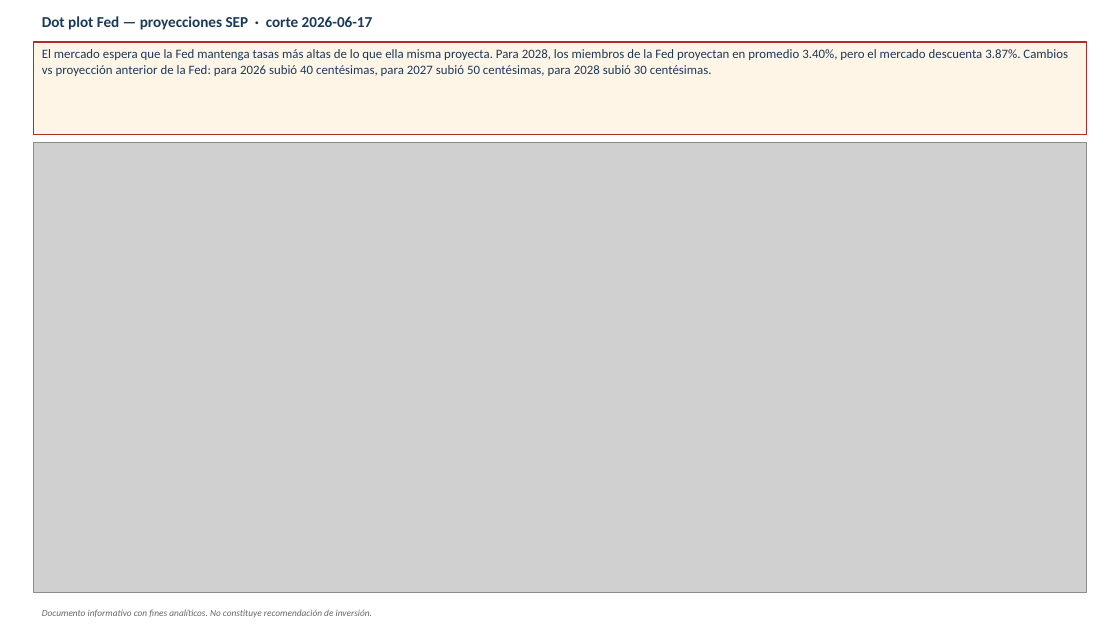
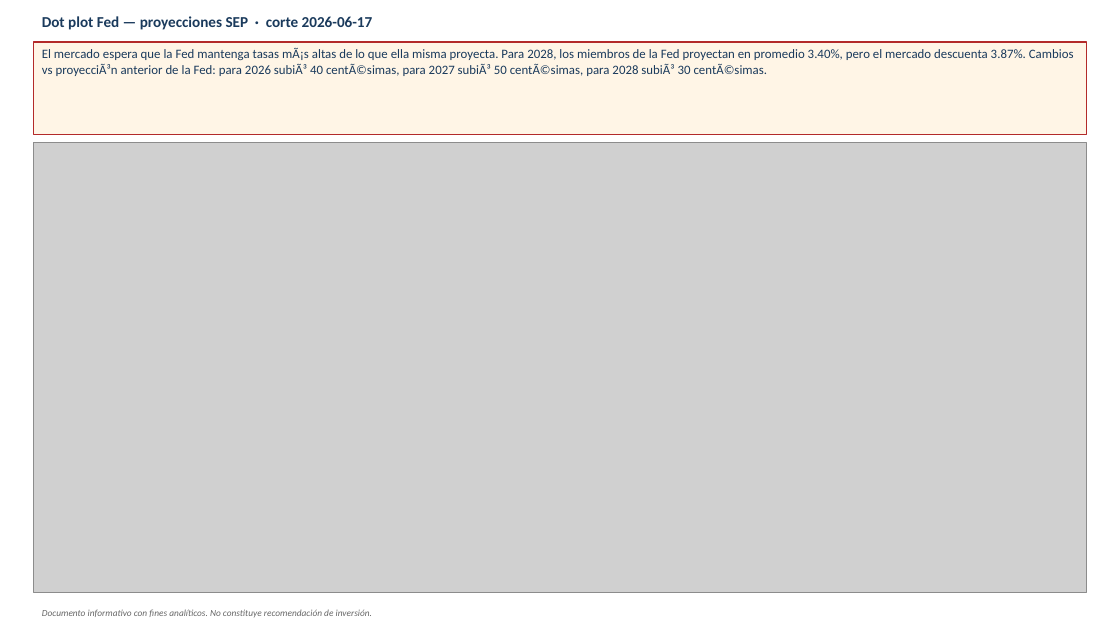
Before and after one commit to andresborrerom/credito_Panama, a slide deck: slide 4 of docs/informativa/outputs/2026-06-17/deck_informativa_2026-06-17.pptx. Drawn at 1120x630 pixels with LibreOffice and Linux fonts; fonts in the diff are those of the drawing; grey boxes stand for pictures. Boxes give left, top, right and bottom in pixels: in the first picture for what was removed or moved away, otherwise in the second. Text is boxed around its words. In the diff, an @@ line names an element or a change of style, - is before the commit and + after.

```diff
--- a/docs/informativa/outputs/2026-06-17/deck_informativa_2026-06-17.pptx
+++ b/docs/informativa/outputs/2026-06-17/deck_informativa_2026-06-17.pptx
@@ text in rectangle at bbox=[42, 48, 1074, 76]: text changed @@
-El mercado espera que la Fed mantenga tasas más altas de lo que ella misma proyecta. Para 2028, los miembros de la Fed proyectan en promedio 3.40%, pero el mercado descuenta 3.87%. Cambios vs proyección anterior de la Fed: para 2026 subió 40 centésimas, para 2027 subió 50 centésimas, para 2028 subió 30 centésimas.
+El mercado espera que la Fed mantenga tasas mÃ¡s altas de lo que ella misma proyecta. Para 2028, los miembros de la Fed proyectan en promedio 3.40%, pero el mercado descuenta 3.87%. Cambios vs proyecciÃ³n anterior de la Fed: para 2026 subiÃ³ 40 centÃ©simas, para 2027 subiÃ³ 50 centÃ©simas, para 2028 subiÃ³ 30 centÃ©simas.
```
Also in this commit, not shown: 6 other slides changed.
